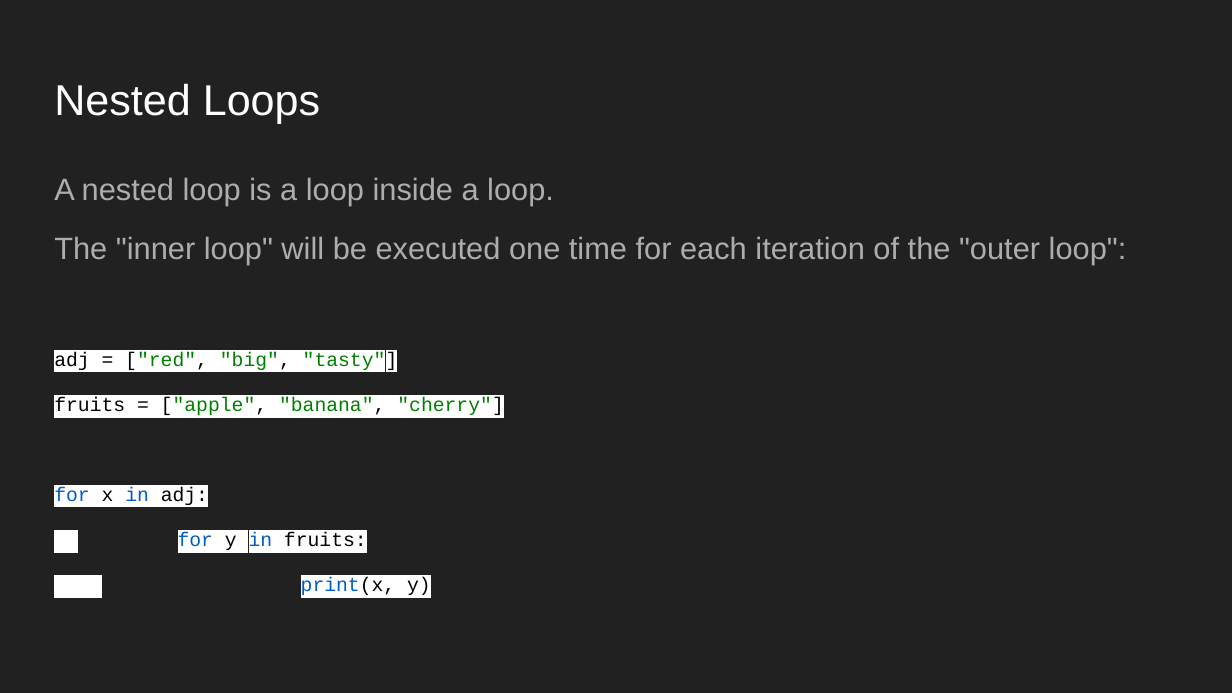
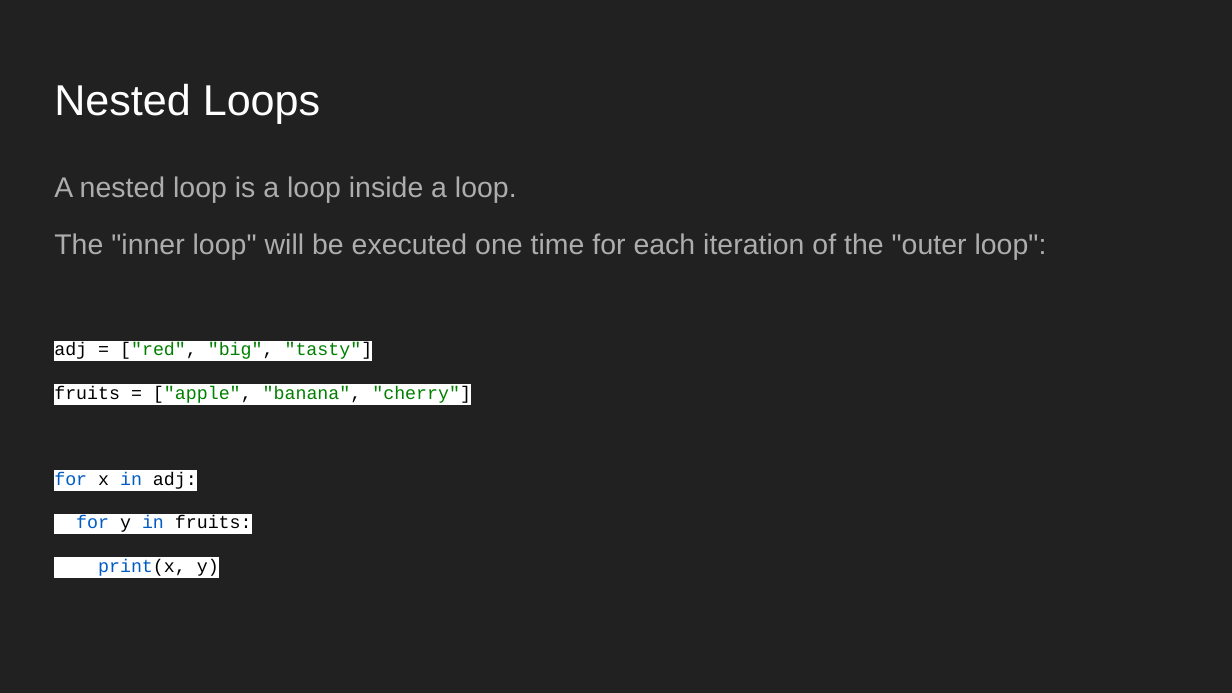
Before and after one commit to nsolaf1/Technology_Programming, a slide deck: slide 18 of Slides/Lesson 14-15 Loops.pptx. Drawn at 1232x693 pixels with LibreOffice and Linux fonts; fonts in the diff are those of the drawing. Boxes give left, top, right and bottom in pixels: in the first picture for what was removed or moved away, otherwise in the second. Text is boxed around its words. In the diff, an @@ line names an element or a change of style, - is before the commit and + after.

```diff
--- a/Slides/Lesson 14-15 Loops.pptx
+++ b/Slides/Lesson 14-15 Loops.pptx
@@ text "A nested loop is a ..." at bbox=[54, 176, 1047, 576]: size 18 to 16.6 pt in "A nested loop is a loop inside ...", "The "inner loop" will be executed one ..."; size 11.5 to 10.6 pt in "adj = ["red", "big", "tasty"]", "fruits = ["apple", "banana", "cherry"]", "for x in adj:", "for y in fruits:" and 1 more places @@
```
Also in this commit, not shown: 2 other files.
